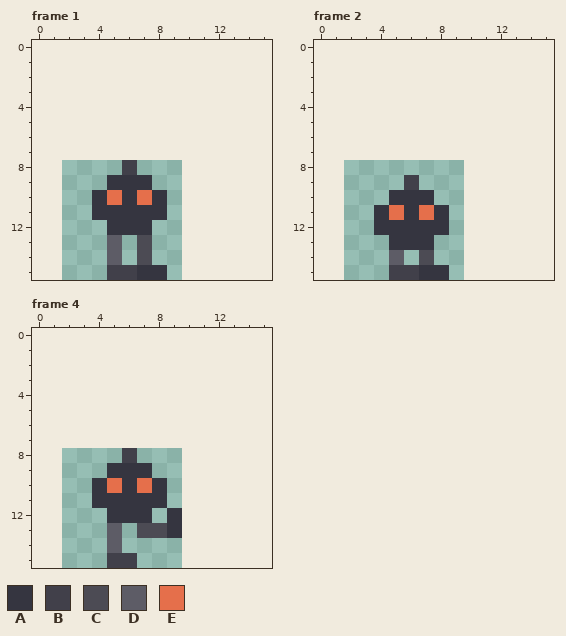
A pixel-art file gets an edit: assets/Aseprite/enemy2.aseprite. That is the earlier state.
8x8 pixels, 4 frames. Shown: frame 1, frame 2, frame 4. The old version is drawn lined up with the new one, on the new canvas. The commit also changed other frames, which this record leaves out.
Visible layers, top first: "Leg1", "Leg2", "TankBody".
Palette (. is transparent): A #353540  B #41404a  C #4c4b54  D #5d5c66  E #e56f4b
Pixels before, frame 1, first column x 4:
 8 ..B..
 9 .AAA.
10 AEAEA
11 AAAAA
12 .AAA.
13 .D.C.
14 .D.C.
15 .BBAA
Pixels before, frame 2, first column x 4:
 9 ..B..
10 .AAA.
11 AEAEA
12 AAAAA
13 .AAA.
14 .D.C.
15 .BBAA
Pixels before, frame 4, first column x 4:
 8 ..B...
 9 .AAA..
10 AEAEA.
11 AAAAA.
12 .AAA.A
13 .D.CCA
14 .D....
15 .BB...
New version:
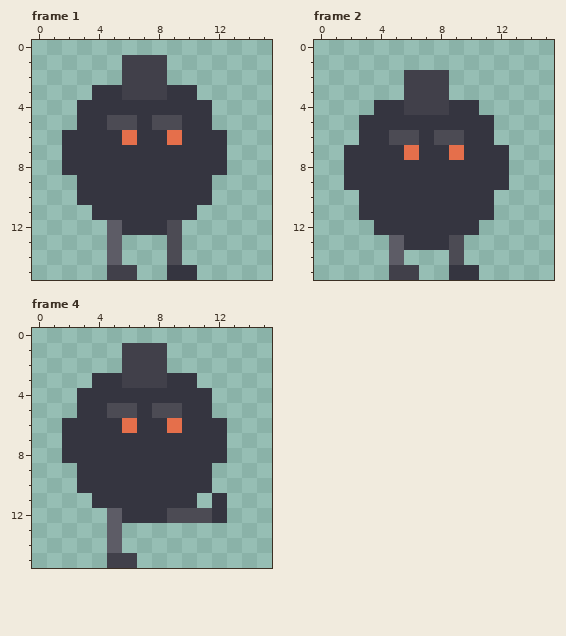
Change:
canvas 8x8 -> 16x16, the old top-left corner now at 2,8
Frame 1:
The edit adds colour A in row 3 at x 4 to 5 and 9 to 10; in row 4 at x 3 to 11; in row 5 at x 3 to 4, 7 and 10 to 11; in row 6 at x 2 to 5, 7 to 8 and 10 to 12; in row 7 at x 2 to 12; in row 8 at x 2 to 5 and 7 to 12.
The edit adds colour A in row 9 at x 3 to 4 and 8 to 11; in row 10 at x 3 and 9 to 11; in row 11 at x 9 to 10; in row 12 at x 8; in row 15 at x 9 to 10.
Colour B gives way to colour A in row 8 at x 6.
Colour E gives way to colour A in row 10 at x 5 and 7.
The edit adds colour B in rows 1 to 3 at x 6 to 8.
The edit adds colour C in row 5 at x 5 to 6 and 8 to 9; in rows 12 to 14 at x 9.
Colour A gives way to colour D in row 12 at x 5.
The edit adds colour E in row 6 at x 6 and 9.
The author cleared colour A in row 15 at x 7 to 8.
The author cleared colour C in rows 13 to 14 at x 7.
Frame 2:
The edit adds colour A in row 4 at x 4 to 5 and 9 to 10; in row 5 at x 3 to 11; in row 6 at x 3 to 4, 7 and 10 to 11; in row 7 at x 2 to 5, 7 to 8 and 10 to 12; in row 8 at x 2 to 12; in row 9 at x 2 to 5 and 7 to 12.
The edit adds colour A in row 10 at x 3 to 4 and 8 to 11; in row 11 at x 3 and 9 to 11; in row 12 at x 9 to 10; in row 13 at x 8; in row 15 at x 9 to 10.
Colour B gives way to colour A in row 9 at x 6.
Colour E gives way to colour A in row 11 at x 5 and 7.
The edit adds colour B in rows 2 to 4 at x 6 to 8.
The edit adds colour C in row 6 at x 5 to 6 and 8 to 9; in rows 13 to 14 at x 9.
Colour A gives way to colour D in row 13 at x 5.
The edit adds colour E in row 7 at x 6 and 9.
The author cleared colour A in row 15 at x 7 to 8.
The author cleared colour C in row 14 at x 7.
Frame 4:
The edit adds colour A in row 3 at x 4 to 5 and 9 to 10; in row 4 at x 3 to 11; in row 5 at x 3 to 4, 7 and 10 to 11; in row 6 at x 2 to 5, 7 to 8 and 10 to 12; in row 7 at x 2 to 12; in row 8 at x 2 to 5 and 7 to 12.
The edit adds colour A in row 9 at x 3 to 4 and 8 to 11; in row 10 at x 3 and 9 to 11; in row 11 at x 9 to 10 and 12; in row 12 at x 8 and 12.
Colour B gives way to colour A in row 8 at x 6.
Colour E gives way to colour A in row 10 at x 5 and 7.
The edit adds colour B in rows 1 to 3 at x 6 to 8.
The edit adds colour C in row 5 at x 5 to 6 and 8 to 9; in row 12 at x 10 to 11.
Colour A gives way to colour C in row 12 at x 9.
Colour A gives way to colour D in row 12 at x 5.
The edit adds colour E in row 6 at x 6 and 9.
The author cleared colour A in row 13 at x 9.
The author cleared colour C in row 13 at x 7 to 8.
Where, in picture pixels (left, top, right, bottom), the same in both pictures:
changed: (62, 55, 227, 280)
changed: (344, 70, 509, 280)
changed: (62, 343, 227, 538)
